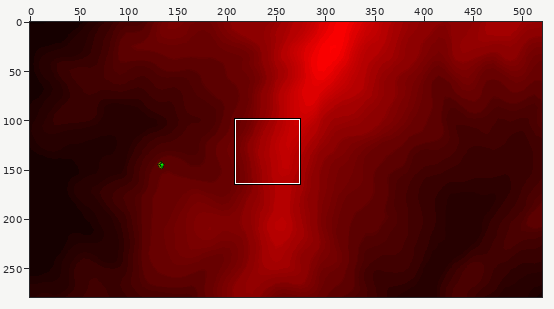
Sprite sheet, stored at Assets/MickRendered/selectedHabits0.png. Above, an overview of the earlier version with the close-up marked.
Close-up. Before the edit:
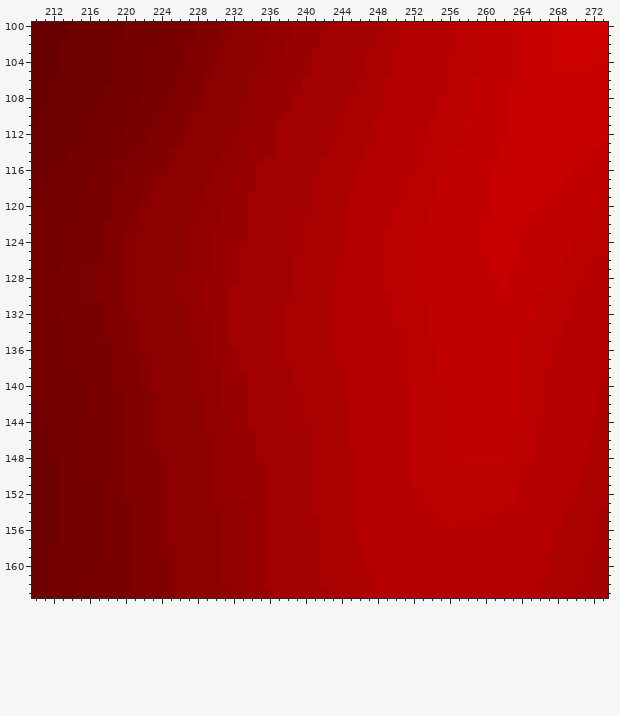
The file is 520x279 pixels. Colours within 5 levels of each other are drawn and written as one. Shown: x 210..273, y 100..163. The commit also changed other parts of the picture, which this record leaves out.
Once edited:
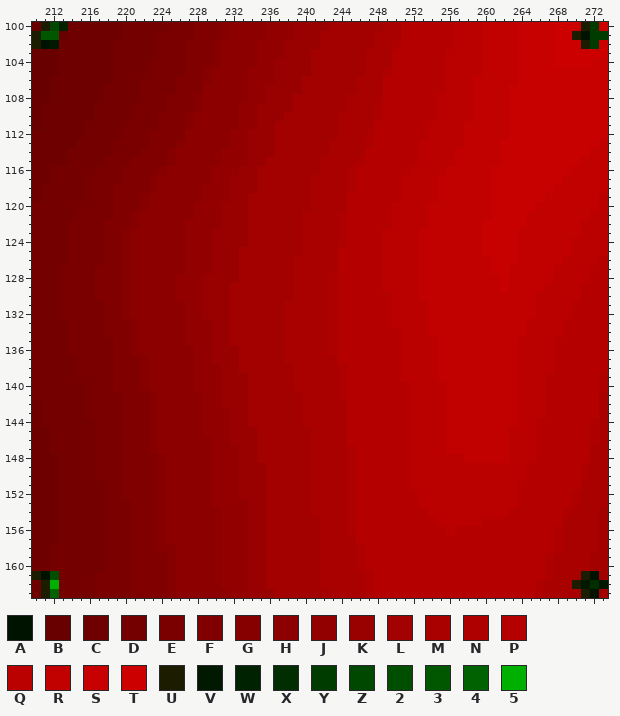
Palette (. is transparent): A #001200  B #680000  C #6e0000  D #740000  E #7a0000  F #800000  G #860000  H #8d0000  J #930000  K #990000  L #a30000  M #a90000  N #af0000  P #b50000  Q #bb0000  R #c10000  S #c70000  T #cd0000  U #1c1c00  V #001900  W #002200  X #002e00  Y #003b00  Z #004700  2 #004e00  3 #005700  4 #006200  5 #00b000
The edit:
Colour 2 replaces colour D in row 161 at x 212.
Colour 3 replaces colour B in row 101 at x 211 to 212.
Colour 4 replaces colour D in row 163 at x 212.
Colour 5 replaces colour D in row 162 at x 212.
Colour A replaces colour B in row 102 at x 211.
Colour A replaces colour C in row 161 at x 211.
Colour A replaces colour L in row 161 at x 272; in row 163 at x 272.
Colour A replaces colour T in row 101 at x 271.
Colour U replaces colour B in row 100 at x 211; in rows 101 to 102 at x 210.
Colour U replaces colour C in row 161 at x 210; in row 162 at x 211.
Colour U replaces colour D in row 163 at x 211.
Colour U replaces colour L in row 163 at x 271.
Colour U replaces colour M in row 161 at x 271; in row 162 at x 270.
Colour U replaces colour T in row 100 at x 271; in row 101 at x 270; in row 102 at x 271.
Colour V replaces colour B in row 102 at x 212.
Colour V replaces colour L in row 162 at x 273.
Colour V replaces colour M in row 162 at x 271.
Colour W replaces colour B in row 100 at x 213.
Colour X replaces colour L in row 162 at x 272.
Colour Y replaces colour T in row 100 at x 272; in row 101 at x 272 to 273; in row 102 at x 272.
Colour Z replaces colour B in row 100 at x 212.
Pixel boxes of the changes (left, top, right, bottom) in both close-ups:
changed: (32, 22, 68, 49)
changed: (572, 22, 608, 49)
changed: (32, 571, 59, 598)
changed: (572, 571, 608, 598)
